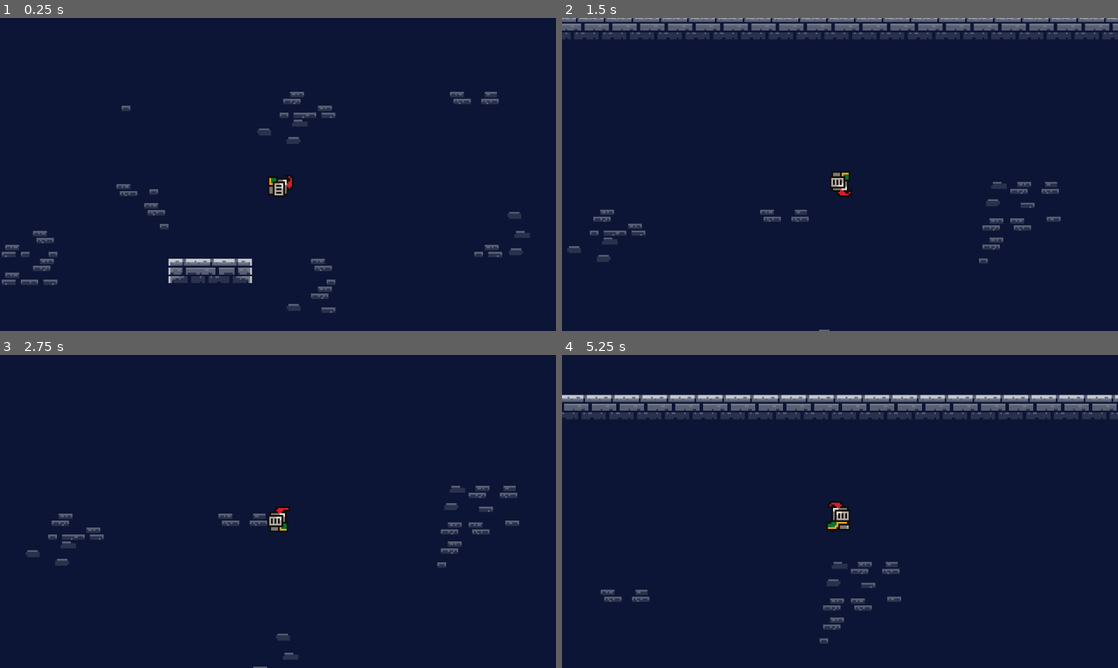
Above: before the commit, frames 1-4 (two rows, left to right).
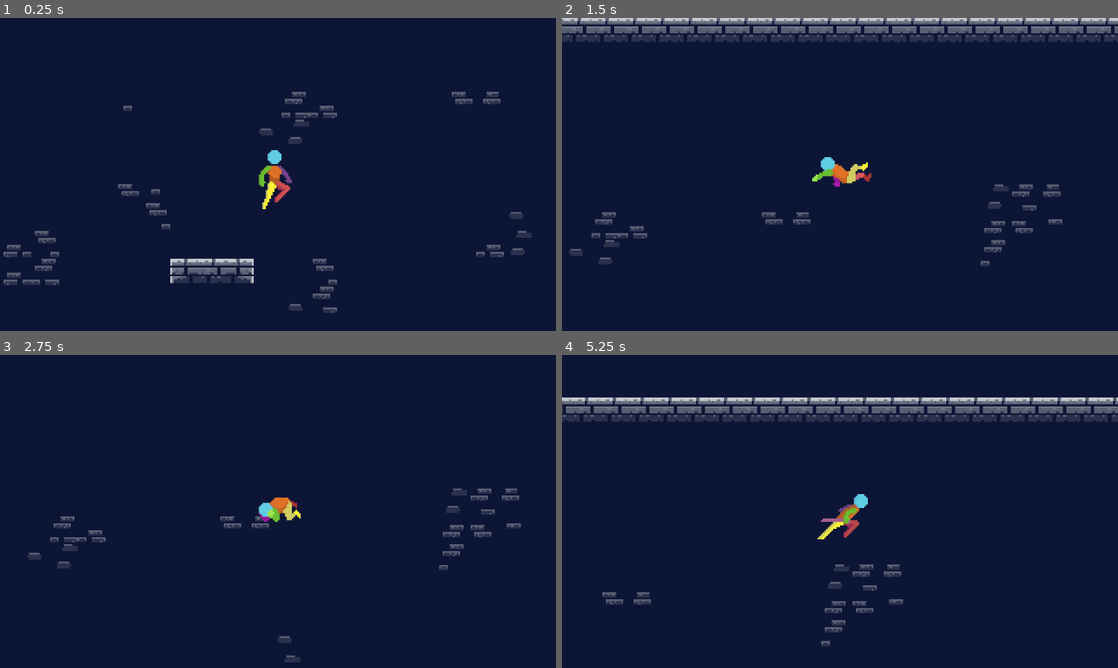
Above: after the commit, the same moments.

Repository: Moortin35/bluetorchproject
Game: Godot game, scene res://src/scenes/main.tscn
Same seed, same stepped clock (60 frames per second), same inputs: the game is played once before the commit and once after it.
Inputs:
- Up to frame 1 (0.25 s): no input
- Up to frame 2 (1.5 s): tap Enter (ui_accept) at 0.5, 0.77, 0.8, 1.07, 1.35 s; hold Right (ui_right) from 0.53 s (still down); tap Shift (dash) at 0.6 s
- Up to frame 3 (2.75 s): tap Enter (ui_accept) at 1.52, 1.82, 2.3 s; tap Shift (dash) at 1.55, 2.1 s; release Right (ui_right) at 2.03 s; hold Left (ui_left) from 2.03 s (still down)
- Up to frame 4 (5.25 s): release Left (ui_left) at 2.78 s; hold Right (ui_right) 2.78-4.28 s; tap Shift (dash) at 2.85, 4.35, 5.1 s; tap Enter (ui_accept) at 3.02, 3.32, 3.6, 3.77, 4.07, 4.52, 4.82 s; hold Left (ui_left) 4.28-5.03 s; hold Right (ui_right) from 5.03 s (still down)

The runs differ from the first frame. In frame 1, 1.6% of the frame differs, in the area x 0-96%, y 23-95%; in frame 2, 6.5%; in frame 3, 2.2%; in frame 4, 7.1%, in the area x 0-100%, y 12-94%.

Commit message:
se cambian los sprites base, se crea una animacion para el doble_jump, fix codigo animacion, fix colision escaleras

Diff:
--- a/blue-torch-project/src/scenes/entities/player.tscn
+++ b/blue-torch-project/src/scenes/entities/player.tscn
@@ -1,172 +1,236 @@
-[gd_scene load_steps=45 format=3 uid="uid://432fmegl2y15"]
+[gd_scene load_steps=58 format=3 uid="uid://432fmegl2y15"]
 
 [ext_resource type="Texture2D" uid="uid://d1n1i6cbvmxxw" path="res://_assets/sprites/knight.png" id="1_oidqf"]
 [ext_resource type="Script" uid="uid://bbeay6rpth71n" path="res://src/scripts/entities/player.gd" id="1_rds41"]
-[ext_resource type="Texture2D" uid="uid://cxq2rvwwnyu84" path="res://_assets/sprites/idle_shield_maiden.png" id="3_pmhx6"]
+[ext_resource type="Texture2D" uid="uid://cjhmvr82aqb5h" path="res://_assets/sprites/dash.png" id="2_lvvd8"]
+[ext_resource type="Texture2D" uid="uid://764beqofd3nb" path="res://_assets/sprites/Player Idle 48x48.png" id="4_7ucdj"]
+[ext_resource type="Texture2D" uid="uid://ct0t6eovycli8" path="res://_assets/sprites/player air spin 48x48.png" id="4_d2anq"]
+[ext_resource type="Texture2D" uid="uid://c3kh1bc1fx4rg" path="res://_assets/sprites/player jump left 48x48-sheet.png" id="5_d2anq"]
+[ext_resource type="Texture2D" uid="uid://dyakuf6jk364e" path="res://_assets/sprites/player run 48x48.png" id="6_1hd0g"]
+
+[sub_resource type="AtlasTexture" id="AtlasTexture_qh5pu"]
+atlas = ExtResource("2_lvvd8")
+region = Rect2(0, 0, 48, 48)
+
+[sub_resource type="AtlasTexture" id="AtlasTexture_ddkw8"]
+atlas = ExtResource("2_lvvd8")
+region = Rect2(48, 0, 48, 48)
+
+[sub_resource type="AtlasTexture" id="AtlasTexture_xd88a"]
+atlas = ExtResource("2_lvvd8")
+region = Rect2(96, 0, 48, 48)
+
+[sub_resource type="AtlasTexture" id="AtlasTexture_wihep"]
+atlas = ExtResource("2_lvvd8")
+region = Rect2(144, 0, 48, 48)
+
+[sub_resource type="AtlasTexture" id="AtlasTexture_m8i6c"]
+atlas = ExtResource("2_lvvd8")
+region = Rect2(192, 0, 48, 48)
+
+[sub_resource type="AtlasTexture" id="AtlasTexture_v7mgf"]
+atlas = ExtResource("2_lvvd8")
+region = Rect2(240, 0, 48, 48)
+
+[sub_resource type="AtlasTexture" id="AtlasTexture_o7rlg"]
+atlas = ExtResource("2_lvvd8")
+region = Rect2(288, 0, 48, 48)
+
+[sub_resource type="AtlasTexture" id="AtlasTexture_o11cf"]
+atlas = ExtResource("2_lvvd8")
+region = Rect2(336, 0, 48, 48)
+
+[sub_resource type="AtlasTexture" id="AtlasTexture_xhuna"]
+atlas = ExtResource("2_lvvd8")
+region = Rect2(384, 0, 48, 48)
+
+[sub_resource type="AtlasTexture" id="AtlasTexture_rds41"]
+atlas = ExtResource("1_oidqf")
+region = Rect2(0, 224, 32, 32)
+
+[sub_resource type="AtlasTexture" id="AtlasTexture_pmhx6"]
+atlas = ExtResource("1_oidqf")
+region = Rect2(32, 224, 32, 32)
+
+[sub_resource type="AtlasTexture" id="AtlasTexture_0mv3c"]
+atlas = ExtResource("1_oidqf")
+region = Rect2(64, 224, 32, 32)
+
+[sub_resource type="AtlasTexture" id="AtlasTexture_ij1qy"]
+atlas = ExtResource("1_oidqf")
+region = Rect2(96, 224, 32, 32)
+
+[sub_resource type="AtlasTexture" id="AtlasTexture_2ag6s"]
+atlas = ExtResource("4_d2anq")
+region = Rect2(0, 0, 48, 48)
+
+[sub_resource type="AtlasTexture" id="AtlasTexture_1pc1f"]
+atlas = ExtResource("4_d2anq")
+region = Rect2(48, 0, 48, 48)
+
+[sub_resource type="AtlasTexture" id="AtlasTexture_ungfc"]
+atlas = ExtResource("4_d2anq")
+region = Rect2(96, 0, 48, 48)
+
+[sub_resource type="AtlasTexture" id="AtlasTexture_op13o"]
+atlas = ExtResource("4_d2anq")
+region = Rect2(144, 0, 48, 48)
+
+[sub_resource type="AtlasTexture" id="AtlasTexture_oqaqg"]
+atlas = ExtResource("4_d2anq")
+region = Rect2(192, 0, 48, 48)
+
+[sub_resource type="AtlasTexture" id="AtlasTexture_pyrun"]
+atlas = ExtResource("4_d2anq")
+region = Rect2(240, 0, 48, 48)
+
+[sub_resource type="AtlasTexture" id="AtlasTexture_bdaav"]
+atlas = ExtResource("5_d2anq")
+region = Rect2(240, 0, 48, 48)
+
+[sub_resource type="AtlasTexture" id="AtlasTexture_lvvd8"]
+atlas = ExtResource("1_oidqf")
+region = Rect2(0, 192, 32, 32)
+
+[sub_resource type="AtlasTexture" id="AtlasTexture_7ucdj"]
+atlas = ExtResource("1_oidqf")
+region = Rect2(32, 192, 32, 32)
+
+[sub_resource type="AtlasTexture" id="AtlasTexture_d2anq"]
+atlas = ExtResource("1_oidqf")
+region = Rect2(64, 192, 32, 32)
+
+[sub_resource type="AtlasTexture" id="AtlasTexture_1hd0g"]
+atlas = ExtResource("1_oidqf")
+region = Rect2(96, 192, 32, 32)
+
+[sub_resource type="AtlasTexture" id="AtlasTexture_oeyik"]
+atlas = ExtResource("4_7ucdj")
+region = Rect2(0, 0, 48, 48)
+
+[sub_resource type="AtlasTexture" id="AtlasTexture_8q7hw"]
+atlas = ExtResource("4_7ucdj")
+region = Rect2(48, 0, 48, 48)
+
+[sub_resource type="AtlasTexture" id="AtlasTexture_0hkku"]
+atlas = ExtResource("4_7ucdj")
+region = Rect2(96, 0, 48, 48)
+
+[sub_resource type="AtlasTexture" id="AtlasTexture_ea8wq"]
+atlas = ExtResource("4_7ucdj")
+region = Rect2(144, 0, 48, 48)
+
+[sub_resource type="AtlasTexture" id="AtlasTexture_eyckb"]
+atlas = ExtResource("4_7ucdj")
+region = Rect2(192, 0, 48, 48)
+
+[sub_resource type="AtlasTexture" id="AtlasTexture_n4ubb"]
+atlas = ExtResource("4_7ucdj")
+region = Rect2(240, 0, 48, 48)
+
+[sub_resource type="AtlasTexture" id="AtlasTexture_60q7a"]
+atlas = ExtResource("4_7ucdj")
+region = Rect2(288, 0, 48, 48)
+
+[sub_resource type="AtlasTexture" id="AtlasTexture_3ja7b"]
+atlas = ExtResource("4_7ucdj")
+region = Rect2(336, 0, 48, 48)
+
+[sub_resource type="AtlasTexture" id="AtlasTexture_tgc27"]
+atlas = ExtResource("4_7ucdj")
+region = Rect2(384, 0, 48, 48)
+
+[sub_resource type="AtlasTexture" id="AtlasTexture_i8ru6"]
+atlas = ExtResource("4_7ucdj")
+region = Rect2(432, 0, 48, 48)
+
+[sub_resource type="AtlasTexture" id="AtlasTexture_yddnd"]
+atlas = ExtResource("5_d2anq")
+region = Rect2(0, 0, 48, 48)
+
+[sub_resource type="AtlasTexture" id="AtlasTexture_rdbe3"]
+atlas = ExtResource("5_d2anq")
+region = Rect2(48, 0, 48, 48)
+
+[sub_resource type="AtlasTexture" id="AtlasTexture_ieo3n"]
+atlas = ExtResource("5_d2anq")
+region = Rect2(96, 0, 48, 48)
+
+[sub_resource type="AtlasTexture" id="AtlasTexture_o70xw"]
+atlas = ExtResource("5_d2anq")
+region = Rect2(144, 0, 48, 48)
+
+[sub_resource type="AtlasTexture" id="AtlasTexture_y8p2t"]
+atlas = ExtResource("5_d2anq")
+region = Rect2(192, 0, 48, 48)
+
+[sub_resource type="AtlasTexture" id="AtlasTexture_p8yod"]
+atlas = ExtResource("5_d2anq")
+region = Rect2(240, 0, 48, 48)
+
+[sub_resource type="AtlasTexture" id="AtlasTexture_b0dwh"]
+atlas = ExtResource("6_1hd0g")
+region = Rect2(0, 0, 48, 48)
+
+[sub_resource type="AtlasTexture" id="AtlasTexture_se6sl"]
+atlas = ExtResource("6_1hd0g")
+region = Rect2(48, 0, 48, 48)
+
+[sub_resource type="AtlasTexture" id="AtlasTexture_yxuj2"]
+atlas = ExtResource("6_1hd0g")
+region = Rect2(96, 0, 48, 48)
 
 [sub_resource type="AtlasTexture" id="AtlasTexture_2q6vc"]
-atlas = ExtResource("1_oidqf")
-region = Rect2(0, 64, 32, 32)
-
-[sub_resource type="AtlasTexture" id="AtlasTexture_rds41"]
-atlas = ExtResource("1_oidqf")
-region = Rect2(0, 224, 32, 32)
-
-[sub_resource type="AtlasTexture" id="AtlasTexture_pmhx6"]
-atlas = ExtResource("1_oidqf")
-region = Rect2(32, 224, 32, 32)
-
-[sub_resource type="AtlasTexture" id="AtlasTexture_0mv3c"]
-atlas = ExtResource("1_oidqf")
-region = Rect2(64, 224, 32, 32)
-
-[sub_resource type="AtlasTexture" id="AtlasTexture_ij1qy"]
-atlas = ExtResource("1_oidqf")
-region = Rect2(96, 224, 32, 32)
-
-[sub_resource type="AtlasTexture" id="AtlasTexture_lvvd8"]
-atlas = ExtResource("1_oidqf")
-region = Rect2(0, 192, 32, 32)
-
-[sub_resource type="AtlasTexture" id="AtlasTexture_7ucdj"]
-atlas = ExtResource("1_oidqf")
-region = Rect2(32, 192, 32, 32)
-
-[sub_resource type="AtlasTexture" id="AtlasTexture_d2anq"]
-atlas = ExtResource("1_oidqf")
-region = Rect2(64, 192, 32, 32)
-
-[sub_resource type="AtlasTexture" id="AtlasTexture_1hd0g"]
-atlas = ExtResource("1_oidqf")
-region = Rect2(96, 192, 32, 32)
-
-[sub_resource type="AtlasTexture" id="AtlasTexture_qh5pu"]
-atlas = ExtResource("3_pmhx6")
-region = Rect2(0, 0, 32, 32)
-
-[sub_resource type="AtlasTexture" id="AtlasTexture_ddkw8"]
-atlas = ExtResource("3_pmhx6")
-region = Rect2(32, 0, 32, 32)
-
-[sub_resource type="AtlasTexture" id="AtlasTexture_xd88a"]
-atlas = ExtResource("3_pmhx6")
-region = Rect2(64, 0, 32, 32)
-
-[sub_resource type="AtlasTexture" id="AtlasTexture_wihep"]
-atlas = ExtResource("3_pmhx6")
-region = Rect2(96, 0, 32, 32)
-
-[sub_resource type="AtlasTexture" id="AtlasTexture_m8i6c"]
-atlas = ExtResource("3_pmhx6")
-region = Rect2(128, 0, 32, 32)
-
-[sub_resource type="AtlasTexture" id="AtlasTexture_0hkku"]
-atlas = ExtResource("3_pmhx6")
-region = Rect2(160, 0, 32, 32)
+atlas = ExtResource("6_1hd0g")
+region = Rect2(144, 0, 48, 48)
 
 [sub_resource type="AtlasTexture" id="AtlasTexture_6jmbg"]
-atlas = ExtResource("3_pmhx6")
-region = Rect2(192, 0, 32, 32)
+atlas = ExtResource("6_1hd0g")
+region = Rect2(192, 0, 48, 48)
 
 [sub_resource type="AtlasTexture" id="AtlasTexture_kuxa7"]
-atlas = ExtResource("3_pmhx6")
-region = Rect2(224, 0, 32, 32)
-
-[sub_resource type="AtlasTexture" id="AtlasTexture_v7mgf"]
-atlas = ExtResource("1_oidqf")
-region = Rect2(32, 160, 32, 32)
-
-[sub_resource type="AtlasTexture" id="AtlasTexture_o7rlg"]
-atlas = ExtResource("1_oidqf")
-region = Rect2(64, 160, 32, 32)
-
-[sub_resource type="AtlasTexture" id="AtlasTexture_o11cf"]
-atlas = ExtResource("1_oidqf")
-region = Rect2(96, 160, 32, 32)
-
-[sub_resource type="AtlasTexture" id="AtlasTexture_xhuna"]
-atlas = ExtResource("1_oidqf")
-region = Rect2(128, 160, 32, 32)
-
-[sub_resource type="AtlasTexture" id="AtlasTexture_oeyik"]
-atlas = ExtResource("1_oidqf")
-region = Rect2(160, 160, 32, 32)
-
-[sub_resource type="AtlasTexture" id="AtlasTexture_8q7hw"]
-atlas = ExtResource("1_oidqf")
-region = Rect2(192, 160, 32, 32)
-
-[sub_resource type="AtlasTexture" id="AtlasTexture_ea8wq"]
-atlas = ExtResource("1_oidqf")
-region = Rect2(0, 64, 32, 32)
-
-[sub_resource type="AtlasTexture" id="AtlasTexture_eyckb"]
-atlas = ExtResource("1_oidqf")
-region = Rect2(32, 64, 32, 32)
-
-[sub_resource type="AtlasTexture" id="AtlasTexture_n4ubb"]
-atlas = ExtResource("1_oidqf")
-region = Rect2(64, 64, 32, 32)
-
-[sub_resource type="AtlasTexture" id="AtlasTexture_60q7a"]
-atlas = ExtResource("1_oidqf")
-region = Rect2(96, 64, 32, 32)
-
-[sub_resource type="AtlasTexture" id="AtlasTexture_3ja7b"]
-atlas = ExtResource("1_oidqf")
-region = Rect2(128, 64, 32, 32)
-
-[sub_resource type="AtlasTexture" id="AtlasTexture_tgc27"]
-atlas = ExtResource("1_oidqf")
-region = Rect2(160, 64, 32, 32)
-
-[sub_resource type="AtlasTexture" id="AtlasTexture_i8ru6"]
-atlas = ExtResource("1_oidqf")
-region = Rect2(192, 64, 32, 32)
-
-[sub_resource type="AtlasTexture" id="AtlasTexture_2ag6s"]
-atlas = ExtResource("1_oidqf")
-region = Rect2(224, 64, 32, 32)
-
-[sub_resource type="AtlasTexture" id="AtlasTexture_1pc1f"]
-atlas = ExtResource("1_oidqf")
-region = Rect2(0, 96, 32, 32)
-
-[sub_resource type="AtlasTexture" id="AtlasTexture_ungfc"]
-atlas = ExtResource("1_oidqf")
-region = Rect2(32, 96, 32, 32)
-
-[sub_resource type="AtlasTexture" id="AtlasTexture_op13o"]
-atlas = ExtResource("1_oidqf")
-region = Rect2(64, 96, 32, 32)
-
-[sub_resource type="AtlasTexture" id="AtlasTexture_oqaqg"]
-atlas = ExtResource("1_oidqf")
-region = Rect2(96, 96, 32, 32)
-
-[sub_resource type="AtlasTexture" id="AtlasTexture_pyrun"]
-atlas = ExtResource("1_oidqf")
-region = Rect2(128, 96, 32, 32)
-
-[sub_resource type="AtlasTexture" id="AtlasTexture_b0dwh"]
-atlas = ExtResource("1_oidqf")
-region = Rect2(160, 96, 32, 32)
-
-[sub_resource type="AtlasTexture" id="AtlasTexture_se6sl"]
-atlas = ExtResource("1_oidqf")
-region = Rect2(192, 96, 32, 32)
-
-[sub_resource type="AtlasTexture" id="AtlasTexture_yxuj2"]
-atlas = ExtResource("1_oidqf")
-region = Rect2(224, 96, 32, 32)
+atlas = ExtResource("6_1hd0g")
+region = Rect2(240, 0, 48, 48)
+
+[sub_resource type="AtlasTexture" id="AtlasTexture_n1xl5"]
+atlas = ExtResource("6_1hd0g")
+region = Rect2(288, 0, 48, 48)
+
+[sub_resource type="AtlasTexture" id="AtlasTexture_hsiah"]
+atlas = ExtResource("6_1hd0g")
+region = Rect2(336, 0, 48, 48)
 
 [sub_resource type="SpriteFrames" id="SpriteFrames_2q6vc"]
 animations = [{
 "frames": [{
-"duration": 0.2,
-"texture": SubResource("AtlasTexture_2q6vc")
-}],
-"loop": true,
+"duration": 0.5,
+"texture": SubResource("AtlasTexture_qh5pu")
+}, {
+"duration": 0.5,
+"texture": SubResource("AtlasTexture_ddkw8")
+}, {
+"duration": 0.5,
+"texture": SubResource("AtlasTexture_xd88a")
+}, {
+"duration": 0.5,
+"texture": SubResource("AtlasTexture_wihep")
+}, {
+"duration": 0.5,
+"texture": SubResource("AtlasTexture_m8i6c")
+}, {
+"duration": 0.5,
+"texture": SubResource("AtlasTexture_v7mgf")
+}, {
+"duration": 0.5,
+"texture": SubResource("AtlasTexture_o7rlg")
+}, {
+"duration": 0.5,
+"texture": SubResource("AtlasTexture_o11cf")
+}, {
+"duration": 0.5,
+"texture": SubResource("AtlasTexture_xhuna")
+}],
+"loop": false,
 "name": &"dash",
 "speed": 5.0
 }, {
@@ -188,6 +252,32 @@
 "speed": 5.0
 }, {
 "frames": [{
+"duration": 0.4,
+"texture": SubResource("AtlasTexture_2ag6s")
+}, {
+"duration": 0.4,
+"texture": SubResource("AtlasTexture_1pc1f")
+}, {
+"duration": 0.4,
+"texture": SubResource("AtlasTexture_ungfc")
+}, {
+"duration": 0.4,
+"texture": SubResource("AtlasTexture_op13o")
+}, {
+"duration": 0.4,
+"texture": SubResource("AtlasTexture_oqaqg")
+}, {
+"duration": 0.4,
+"texture": SubResource("AtlasTexture_pyrun")
+}, {
+"duration": 0.4,
+"texture": SubResource("AtlasTexture_bdaav")
+}],
+"loop": false,
+"name": &"doble_jump",
+"speed": 5.0
+}, {
+"frames": [{
 "duration": 1.2,
 "texture": SubResource("AtlasTexture_lvvd8")
 }, {
@@ -205,105 +295,87 @@
 "speed": 5.0
 }, {
 "frames": [{
-"duration": 1.0,
-"texture": SubResource("AtlasTexture_qh5pu")
-}, {
-"duration": 1.0,
-"texture": SubResource("AtlasTexture_ddkw8")
-}, {
-"duration": 1.0,
-"texture": SubResource("AtlasTexture_xd88a")
-}, {
-"duration": 1.0,
-"texture": SubResource("AtlasTexture_wihep")
-}, {
-"duration": 1.0,
-"texture": SubResource("AtlasTexture_m8i6c")
-}, {
-"duration": 1.0,
+"duration": 0.7,
+"texture": SubResource("AtlasTexture_oeyik")
+}, {
+"duration": 0.7,
+"texture": SubResource("AtlasTexture_8q7hw")
+}, {
+"duration": 0.7,
 "texture": SubResource("AtlasTexture_0hkku")
 }, {
-"duration": 1.0,
-"texture": SubResource("AtlasTexture_6jmbg")
-}, {
-"duration": 1.0,
-"texture": SubResource("AtlasTexture_kuxa7")
+"duration": 0.7,
+"texture": SubResource("AtlasTexture_ea8wq")
+}, {
+"duration": 0.7,
+"texture": SubResource("AtlasTexture_eyckb")
+}, {
+"duration": 0.7,
+"texture": SubResource("AtlasTexture_n4ubb")
+}, {
+"duration": 0.7,
+"texture": SubResource("AtlasTexture_60q7a")
+}, {
+"duration": 0.7,
+"texture": SubResource("AtlasTexture_3ja7b")
+}, {
+"duration": 0.7,
+"texture": SubResource("AtlasTexture_tgc27")
+}, {
+"duration": 0.7,
+"texture": SubResource("AtlasTexture_i8ru6")
 }],
 "loop": true,
 "name": &"idle",
 "speed": 5.0
 }, {
 "frames": [{
-"duration": 0.5,
-"texture": SubResource("AtlasTexture_v7mgf")
-}, {
-"duration": 0.5,
-"texture": SubResource("AtlasTexture_o7rlg")
-}, {
-"duration": 0.5,
-"texture": SubResource("AtlasTexture_o11cf")
-}, {
-"duration": 0.5,
-"texture": SubResource("AtlasTexture_xhuna")
-}, {
-"duration": 0.5,
-"texture": SubResource("AtlasTexture_oeyik")
-}, {
-"duration": 0.5,
-"texture": SubResource("AtlasTexture_8q7hw")
-}],
-"loop": true,
+"duration": 1.0,
+"texture": SubResource("AtlasTexture_yddnd")
+}, {
+"duration": 1.0,
+"texture": SubResource("AtlasTexture_rdbe3")
+}, {
+"duration": 1.0,
+"texture": SubResource("AtlasTexture_ieo3n")
+}, {
+"duration": 1.0,
+"texture": SubResource("AtlasTexture_o70xw")
+}, {
+"duration": 1.0,
+"texture": SubResource("AtlasTexture_y8p2t")
+}, {
+"duration": 1.0,
+"texture": SubResource("AtlasTexture_p8yod")
+}],
+"loop": false,
 "name": &"jump",
 "speed": 5.0
 }, {
 "frames": [{
-"duration": 1.2,
-"texture": SubResource("AtlasTexture_ea8wq")
-}, {
-"duration": 1.2,
-"texture": SubResource("AtlasTexture_eyckb")
-}, {
-"duration": 1.2,
-"texture": SubResource("AtlasTexture_n4ubb")
-}, {
-"duration": 1.2,
-"texture": SubResource("AtlasTexture_60q7a")
-}, {
-"duration": 1.2,
-"texture": SubResource("AtlasTexture_3ja7b")
-}, {
-"duration": 1.2,
-"texture": SubResource("AtlasTexture_tgc27")
-}, {
-"duration": 1.2,
-"texture": SubResource("AtlasTexture_i8ru6")
-}, {
-"duration": 1.2,
-"texture": SubResource("AtlasTexture_2ag6s")
-}, {
-"duration": 1.2,
-"texture": SubResource("AtlasTexture_1pc1f")
-}, {
-"duration": 1.2,
-"texture": SubResource("AtlasTexture_ungfc")
-}, {
-"duration": 1.2,
-"texture": SubResource("AtlasTexture_op13o")
-}, {
-"duration": 1.2,
-"texture": SubResource("AtlasTexture_oqaqg")
-}, {
-"duration": 1.2,
-"texture": SubResource("AtlasTexture_pyrun")
-}, {
-"duration": 1.2,
+"duration": 0.6,
 "texture": SubResource("AtlasTexture_b0dwh")
 }, {
-"duration": 1.2,
+"duration": 0.6,
 "texture": SubResource("AtlasTexture_se6sl")
 }, {
-"duration": 1.2,
+"duration": 0.6,
 "texture": SubResource("AtlasTexture_yxuj2")
+}, {
+"duration": 0.6,
+"texture": SubResource("AtlasTexture_2q6vc")
+}, {
+"duration": 0.6,
+"texture": SubResource("AtlasTexture_6jmbg")
+}, {
+"duration": 0.6,
+"texture": SubResource("AtlasTexture_kuxa7")
+}, {
+"duration": 0.6,
+"texture": SubResource("AtlasTexture_n1xl5")
+}, {
+"duration": 0.6,
+"texture": SubResource("AtlasTexture_hsiah")
 }],
 "loop": true,
 "name": &"walk",
@@ -311,19 +383,21 @@
 }]
 
 [sub_resource type="RectangleShape2D" id="RectangleShape2D_6jmbg"]
-size = Vector2(8, 25)
+size = Vector2(11, 28.5)
 
 [node name="Player" type="CharacterBody2D"]
 script = ExtResource("1_rds41")
 
 [node name="AnimatedSprite2D" type="AnimatedSprite2D" parent="."]
+position = Vector2(1, 0)
 sprite_frames = SubResource("SpriteFrames_2q6vc")
-animation = &"idle"
+animation = &"doble_jump"
 autoplay = "idle"
-frame_progress = 0.904706
+frame = 6
+frame_progress = 1.0
 
 [node name="CollisionShape2D" type="CollisionShape2D" parent="."]
-position = Vector2(1, 2)
+position = Vector2(0, 1.75)
 shape = SubResource("RectangleShape2D_6jmbg")
 
 [node name="Camera2D" type="Camera2D" parent="."]
--- a/blue-torch-project/src/scenes/levels/level_test.tscn
+++ b/blue-torch-project/src/scenes/levels/level_test.tscn
@@ -219,13 +219,21 @@
 13:2/0 = 0
 13:3/0 = 0
 5:2/0 = 0
+5:2/0/physics_layer_0/polygon_0/points = PackedVector2Array(-8, -8, 8, -8, 8, 8, -8, 8)
 6:2/0 = 0
+6:2/0/physics_layer_0/polygon_0/points = PackedVector2Array(-8, -8, 8, -8, 8, 8, -8, 8)
 6:3/0 = 0
+6:3/0/physics_layer_0/polygon_0/points = PackedVector2Array(-8, -8, 8, -8, 8, 8, -8, 8)
 5:3/0 = 0
+5:3/0/physics_layer_0/polygon_0/points = PackedVector2Array(-8, -8, 8, -8, 8, 8, -8, 8)
 6:1/0 = 0
+6:1/0/physics_layer_0/polygon_0/points = PackedVector2Array(-8, -8, 0.539576, -0.179857, 8, 8, -8, 8)
 5:1/0 = 0
+5:1/0/physics_layer_0/polygon_0/points = PackedVector2Array(0, 0, 8, -8, 8, 8, -8, 8)
 5:5/0 = 0
+5:5/0/physics_layer_0/polygon_0/points = PackedVector2Array(-8, -8, 8, -8, 8, 8, -0.179859, -0.179857)
 6:5/0 = 0
+6:5/0/physics_layer_0/polygon_0/points = PackedVector2Array(-8, -8, 8, -8, 0.179859, 0.539577, -8, 8)
 2:2/0 = 0
 2:2/0/physics_layer_0/polygon_0/points = PackedVector2Array(-8, -8, 8, -8, 8, 8, -8, 8)
 2:6/0 = 0
@@ -289,6 +297,7 @@
 tile_set = SubResource("TileSet_w2dj8")
 
 [node name="MiddleGround" type="TileMapLayer" parent="TileMapLayers"]
+position = Vector2(1, 0)
 tile_map_data = PackedByteArray("AAAVAA0AAAACAAEAAAAWAA0AAAACAAEAAAAXAA0AAAACAAEAAAAYAA0AAAACAAEAAAAZAA0AAAACAAEAAAAaAA …(3584 unchanged characters)…
 tile_set = SubResource("TileSet_k7cg2")
 
--- a/blue-torch-project/src/scripts/entities/player.gd
+++ b/blue-torch-project/src/scripts/entities/player.gd
@@ -37,11 +37,10 @@
 		if on_floor:
 			velocity.y = JUMP_VELOCITY
 			can_double_jump = true
-			play_anim("jump")
 		elif can_double_jump:
 			velocity.y = JUMP_VELOCITY
 			can_double_jump = false
-			play_anim("jump")
+
 
 	if not is_dashing:
 		if direction != 0:
@@ -49,7 +48,7 @@
 		else:
 			velocity.x = move_toward(velocity.x, 0, SPEED)
 
-	if direction != 0:
+	if direction != 0 and !is_dashing:
 		animated_sprite_2d.flip_h = direction < 0
 
 
@@ -65,7 +64,6 @@
 		dash_timer = DASH_DURATION
 		velocity.x = direction * DASH_SPEED
 		velocity.y = 0
-		play_anim("dash")
 
 func play_anim(name : String) -> void:
 	if animated_sprite_2d.animation != name:
@@ -75,7 +73,10 @@
 	if is_dashing:
 		play_anim("dash")
 	elif not on_floor:
-		play_anim("jump")
+		if can_double_jump:
+			play_anim("jump")
+		else:
+			play_anim("doble_jump")
 	elif abs(velocity.x) > 10:
 		play_anim("walk")
 	else:
Binary file added: blue-torch-project/_assets/sprites/Player Idle 48x48.png
Not shown, added: blue-torch-project/_assets/sprites/Player Idle 48x48.png.import
Binary file added: blue-torch-project/_assets/sprites/dash.png
Not shown, added: blue-torch-project/_assets/sprites/dash.png.import
Binary file added: blue-torch-project/_assets/sprites/player air spin 48x48.png
Not shown, added: blue-torch-project/_assets/sprites/player air spin 48x48.png.import
Binary file added: blue-torch-project/_assets/sprites/player jump left 48x48-sheet.png
Not shown, added: blue-torch-project/_assets/sprites/player jump left 48x48-sheet.png.import
Binary file added: blue-torch-project/_assets/sprites/player run 48x48.png
Not shown, added: blue-torch-project/_assets/sprites/player run 48x48.png.import
